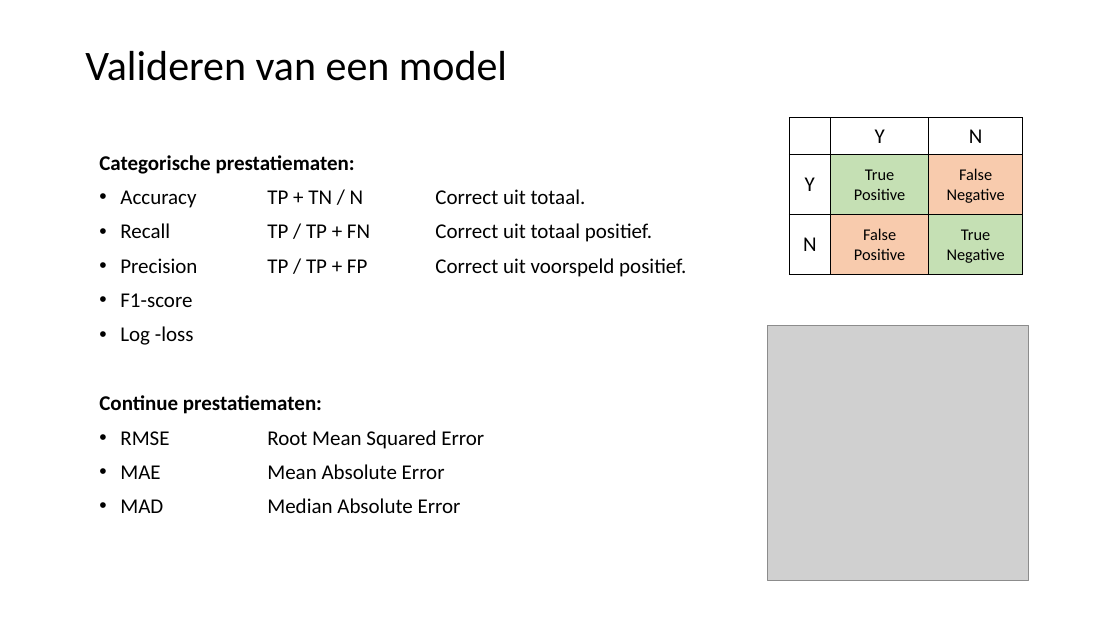
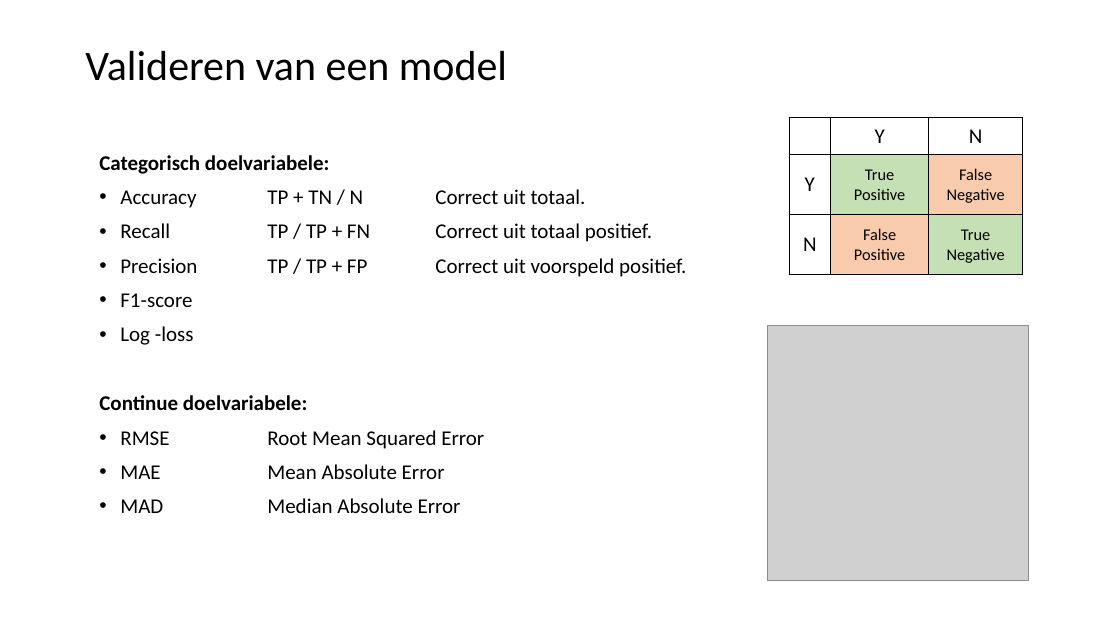
Before and after one commit to LFKoning/knowledge-sharing, a slide deck: slide 27 of python_course/4_scikit_learn/python_cursus_4.pptx. Drawn at 1120x630 pixels with LibreOffice and Linux fonts; fonts in the diff are those of the drawing; grey boxes stand for pictures. Boxes give left, top, right and bottom in pixels: in the first picture for what was removed or moved away, otherwise in the second. Text is boxed around its words. In the diff, an @@ line names an element or a change of style, - is before the commit and + after.

```diff
--- a/python_course/4_scikit_learn/python_cursus_4.pptx
+++ b/python_course/4_scikit_learn/python_cursus_4.pptx
@@ text at [99, 155, 329, 174]: text changed @@
-Categorische prestatiematen:
+Categorisch doelvariabele:
@@ text at [99, 395, 307, 410]: text changed @@
-Continue prestatiematen:
+Continue doelvariabele:
```
Also in this commit, not shown: 8 other slides changed, 1 slide added, 1 slide removed.
